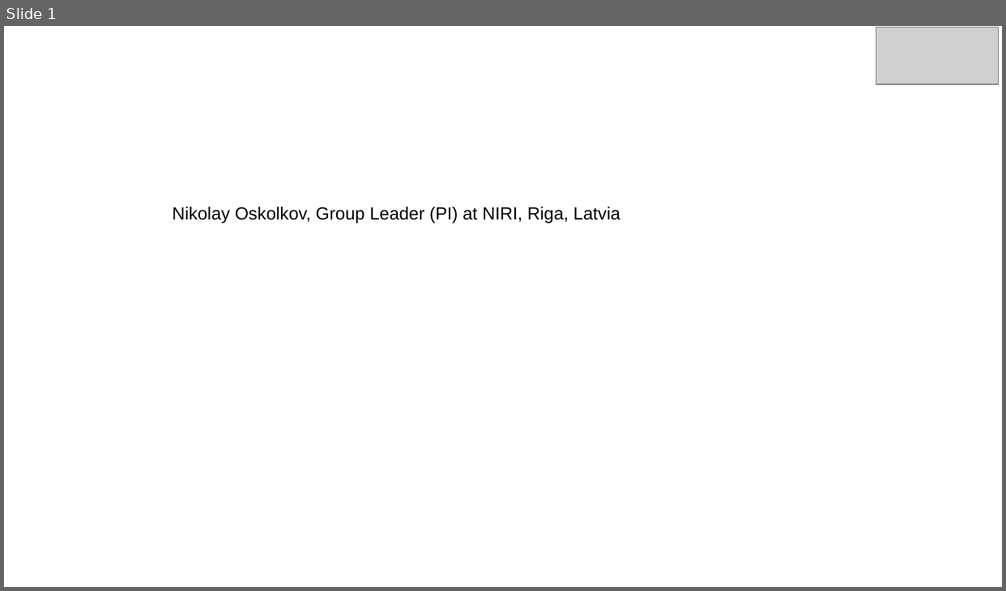
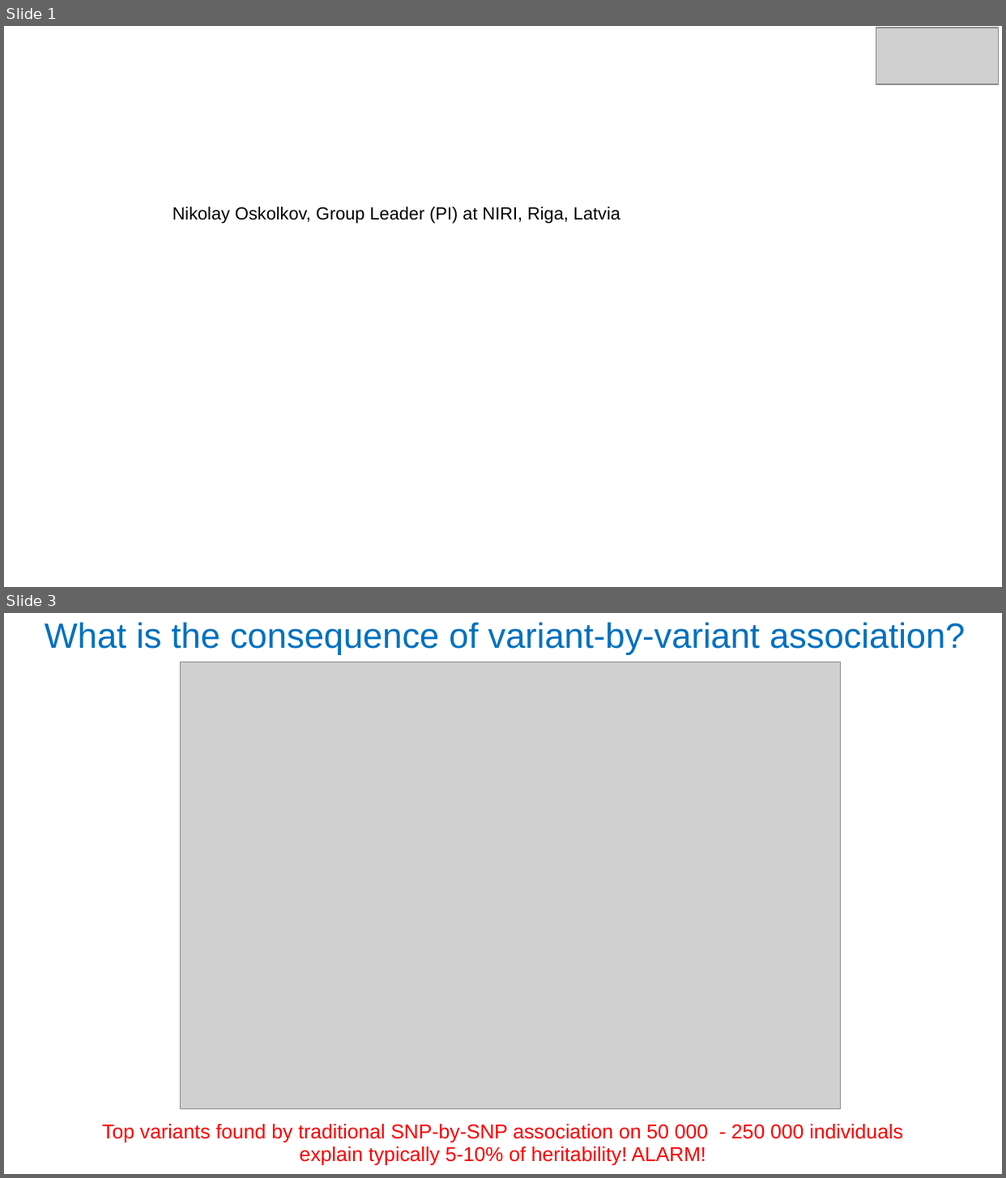
Before and after one commit to NikolayOskolkov/GWAS, a slide deck: slides/Day5/PolygenicRiskScores.pptx. Shown one above the other, each under a label of ours: slide 1 before the commit, slides 1 and 3 after it; the slides between them are not shown. The pictures are 1006x591 and 1006x1178 pixels, drawn with LibreOffice and Linux fonts; fonts in the diff are those of the drawing; grey boxes stand for pictures; background and template pictures are left out. Boxes give left, top, right and bottom in pixels: in the first picture for what was removed or moved away, otherwise in the second. Text is boxed around its words. In the diff, an @@ line names an element or a change of style, - is before the commit and + after.

```diff
--- a/slides/Day5/PolygenicRiskScores.pptx
+++ b/slides/Day5/PolygenicRiskScores.pptx
@@ slide 3 added at (4,613,1002,1174), background #FFFFFF @@
@@ text added at (44,622,965,655), 28 pt, text #0070C0 @@
+What is the consequence of variant-by-variant association?
@@ picture added at (181,662,842,1110) @@
@@ text added at (102,1124,903,1165), 16 pt, text #FF0000 @@
+Top variants found by traditional SNP-by-SNP association on 50 000 - 250 000 individuals
+explain typically 5-10% of heritability! ALARM!
```
Also in this commit, not shown: 5 other slides added, 6 other files.
